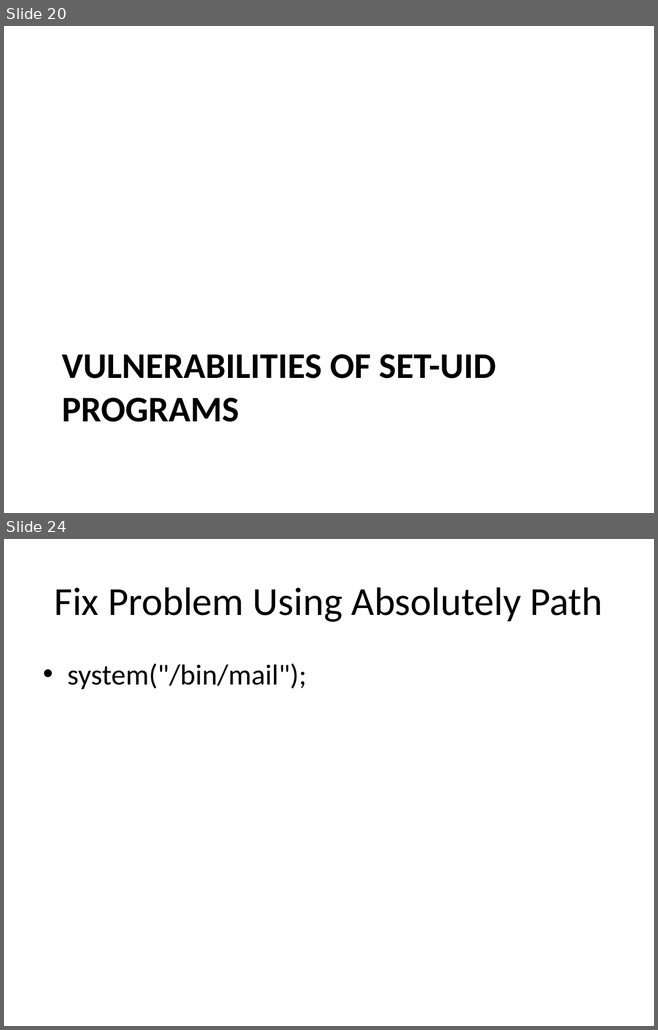
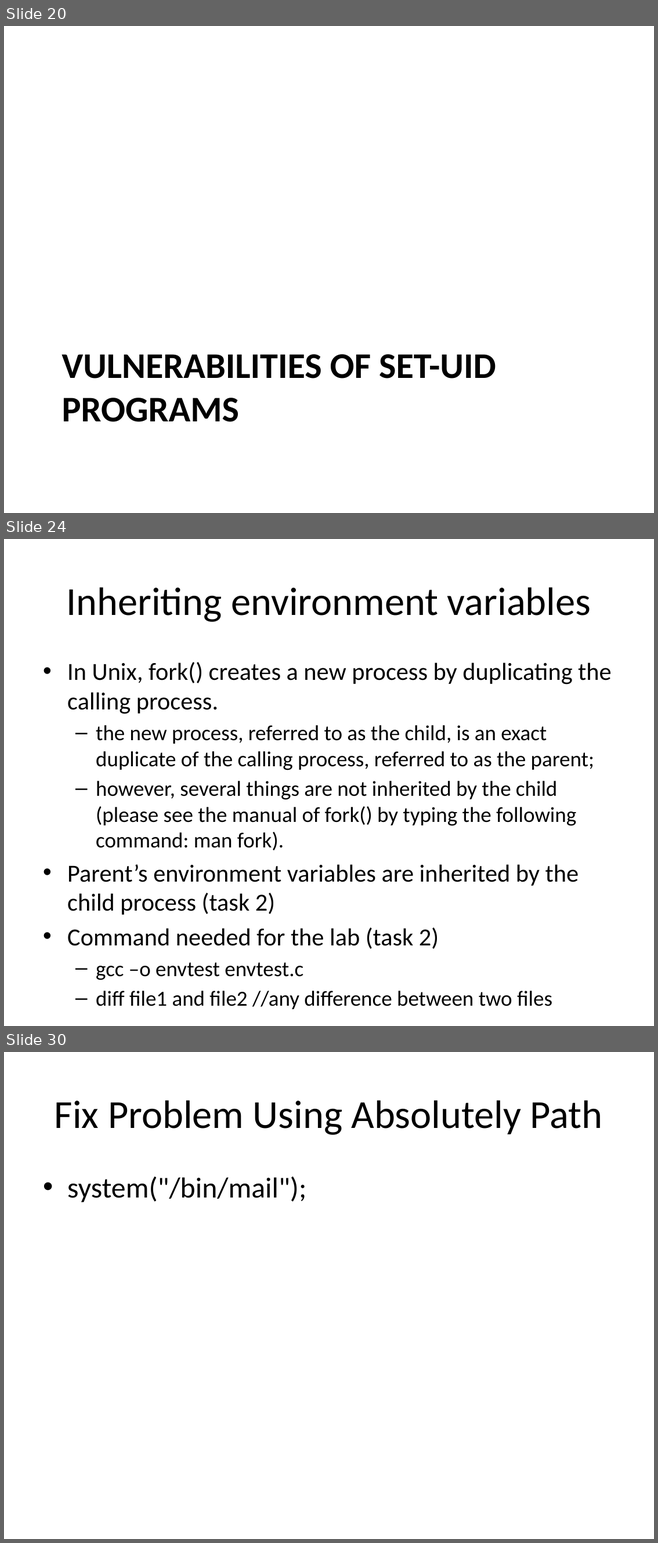
Before and after one commit to Bowie-State-University/CS-Courses, a slide deck: COSC402_545_Software_OS_Security/MyPPTs/2_setUID/5_set-UID/Set-UID Privileged Programs.pptx. Shown one above the other, each under a label of ours: slides 20 and 24 before the commit, slides 20, 24 and 30 after it; the slides between them are not shown. The pictures are 658x1030 and 658x1543 pixels, drawn with LibreOffice and Linux fonts; fonts in the diff are those of the drawing. Boxes give left, top, right and bottom in pixels: in the first picture for what was removed or moved away, otherwise in the second. Text is boxed around its words. In the diff, an @@ line names an element or a change of style, - is before the commit and + after.

```diff
--- a/COSC402_545_Software_OS_Security/MyPPTs/2_setUID/5_set-UID/Set-UID Privileged Programs.pptx
+++ b/COSC402_545_Software_OS_Security/MyPPTs/2_setUID/5_set-UID/Set-UID Privileged Programs.pptx
@@ slide 24 added at <box>4,539,654,1026</box>, background #FFFFFF @@
@@ title added at <box>66,587,590,622</box>, 44 pt, text #000000 @@
+Inheriting environment variables
@@ text added at <box>67,662,611,1009</box>, 23.8 pt, text #000000 @@
+• In Unix, fork() creates a new process by duplicating the calling process.
+  – the new process, referred to as the child, is an exact duplicate of the calling process, referred to as the parent;
+  – however, several things are not inherited by the child (please see the manual of fork() by typing the following command: man fork).
+• Parent’s environment variables are inherited by the child process (task 2)
+• Command needed for the lab (task 2)
+  – gcc –o envtest envtest.c
+  – diff file1 and file2 //any difference between two files
@@ what was slide 24 is now slide 30 @@
```
Also in this commit, not shown: 7 slides changed, 6 other slides added, 1 other file.
